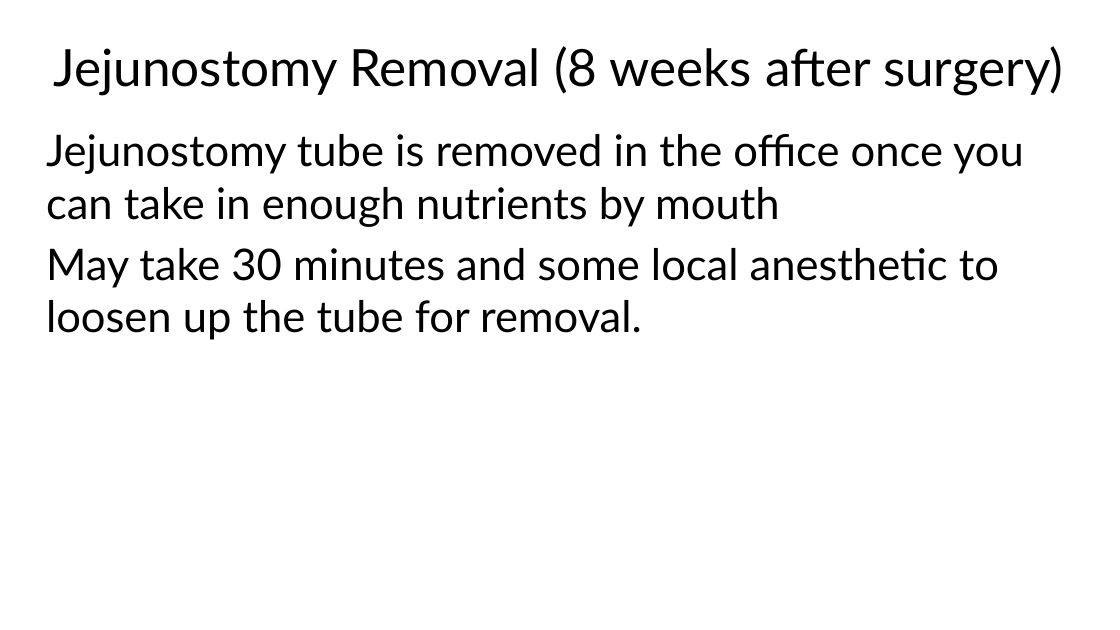
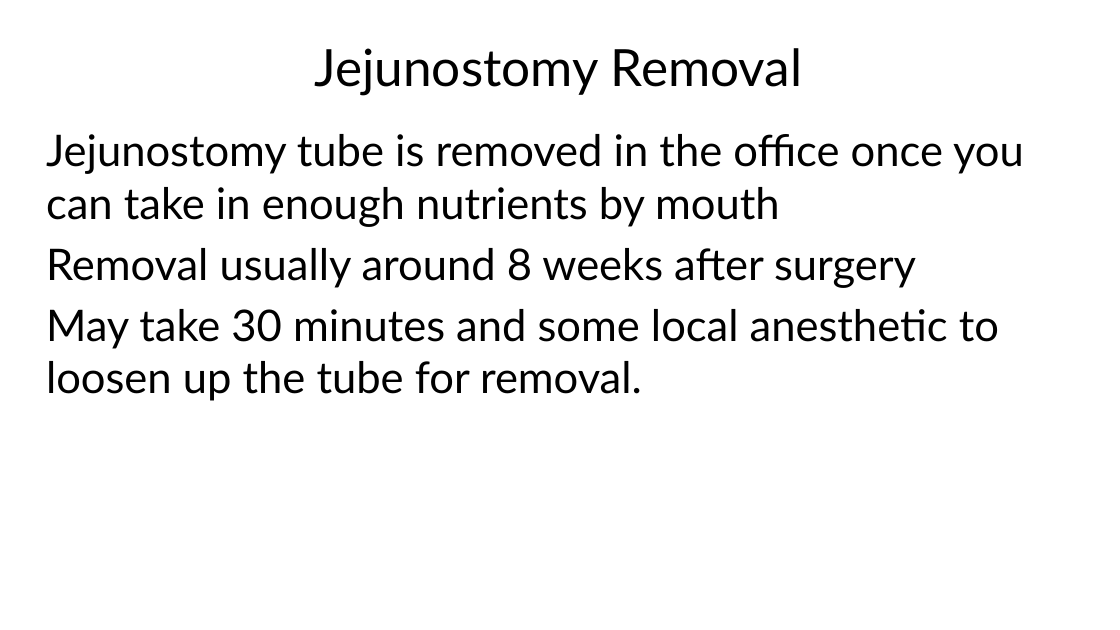
Before and after one commit to jcsalo/patient_education, a slide deck: slide 57 of lci_surgery.pptx. Drawn at 1120x630 pixels with LibreOffice and Linux fonts; fonts in the diff are those of the drawing. Boxes give left, top, right and bottom in pixels: in the first picture for what was removed or moved away, otherwise in the second. Text is boxed around its words. In the diff, an @@ line names an element or a change of style, - is before the commit and + after.

```diff
--- a/lci_surgery.pptx
+++ b/lci_surgery.pptx
@@ title at [315,48,803,96]: text changed @@
-Jejunostomy Removal (8 weeks after surgery)
+Jejunostomy Removal
@@ text at [46,248,916,288]: paragraph added @@
+Removal usually around 8 weeks after surgery
```
Also in this commit, not shown: 4 other slides changed, 53 other files.
